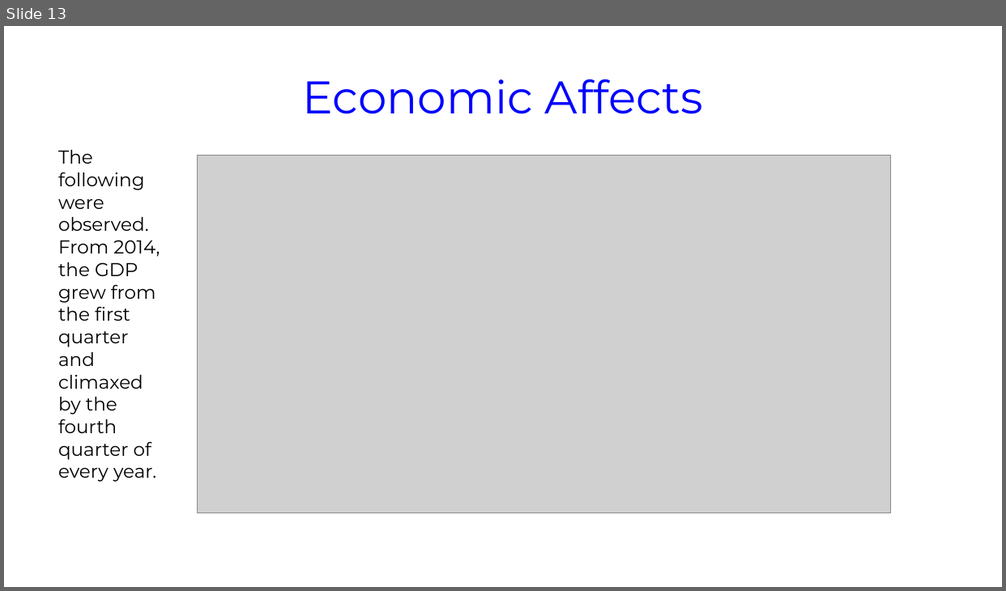
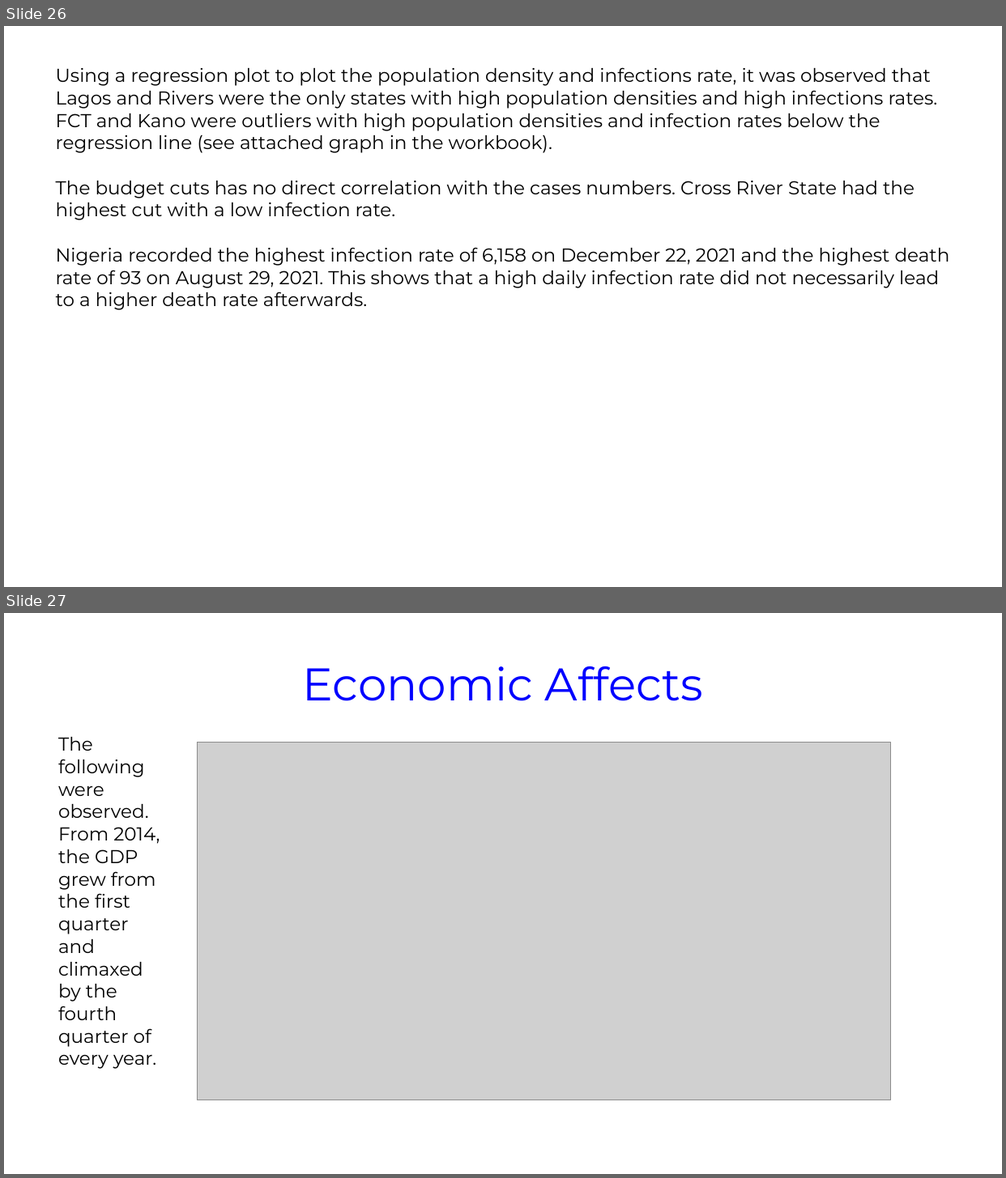
Before and after one commit to iroanya/Nigeria-COVID-19-Data-Analysis-Using-Python, a slide deck: Ustacky Capstone Project for Data Science Micro Degree.pptx. Shown one above the other, each under a label of ours: slide 13 before the commit, slides 26 and 27 after it. The pictures are 1006x591 and 1006x1178 pixels, drawn with LibreOffice and Linux fonts; fonts in the diff are those of the drawing; grey boxes stand for pictures. Boxes give left, top, right and bottom in pixels: in the first picture for what was removed or moved away, otherwise in the second. Text is boxed around its words. In the diff, an @@ line names an element or a change of style, - is before the commit and + after.

```diff
--- a/Ustacky Capstone Project for Data Science Micro Degree.pptx
+++ b/Ustacky Capstone Project for Data Science Micro Degree.pptx
@@ slide 26 added at <box>4,26,1002,587</box>, background #FFFFFF @@
@@ text added at <box>56,67,950,310</box>, 18 pt, text #000000 @@
+Using a regression plot to plot the population density and infections rate, it was observed that Lagos and Rivers were the only states with high population densities and high infections rates. FCT and Kano were outliers with high population densities and infection rates below the regression line (see attached graph in the workbook).
+The budget cuts has no direct correlation with the cases numbers. Cross River State had the highest cut with a low infection rate.
+Nigeria recorded the highest infection rate of 6,158 on December 22, 2021 and the highest death rate of 93 on August 29, 2021. This shows that a high daily infection rate did not necessarily lead to a higher death rate afterwards.
@@ what was slide 13 is now slide 27 @@
```
Also in this commit, not shown: 11 slides changed, 17 other slides added, 1 slide removed.
